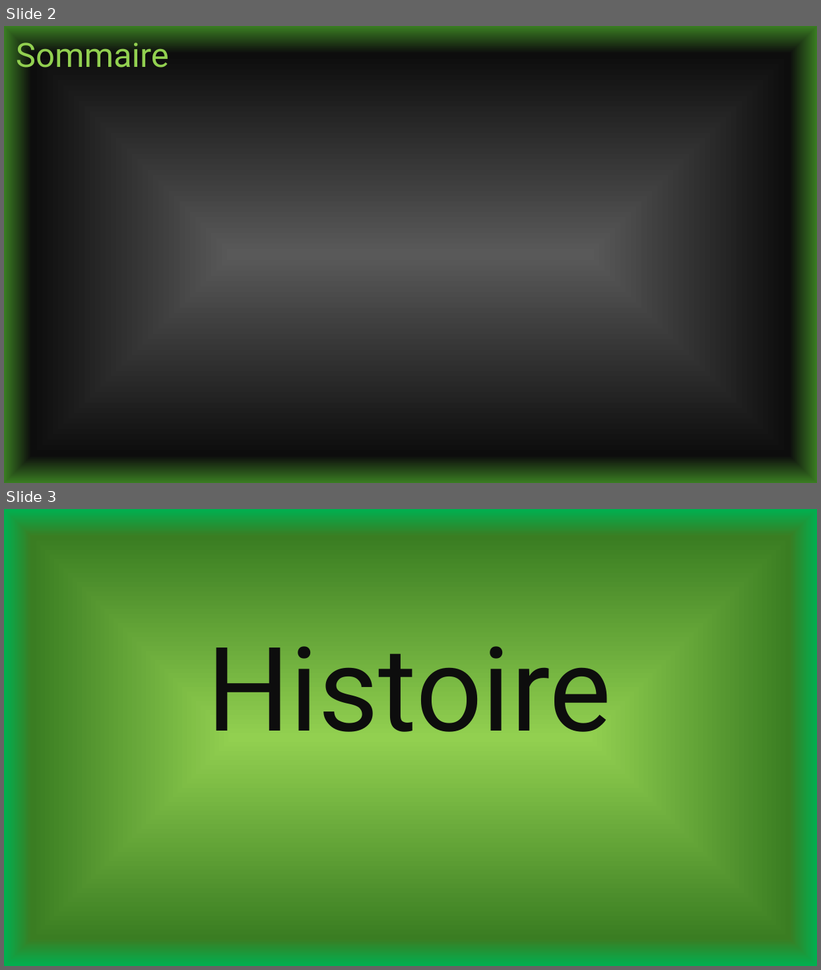
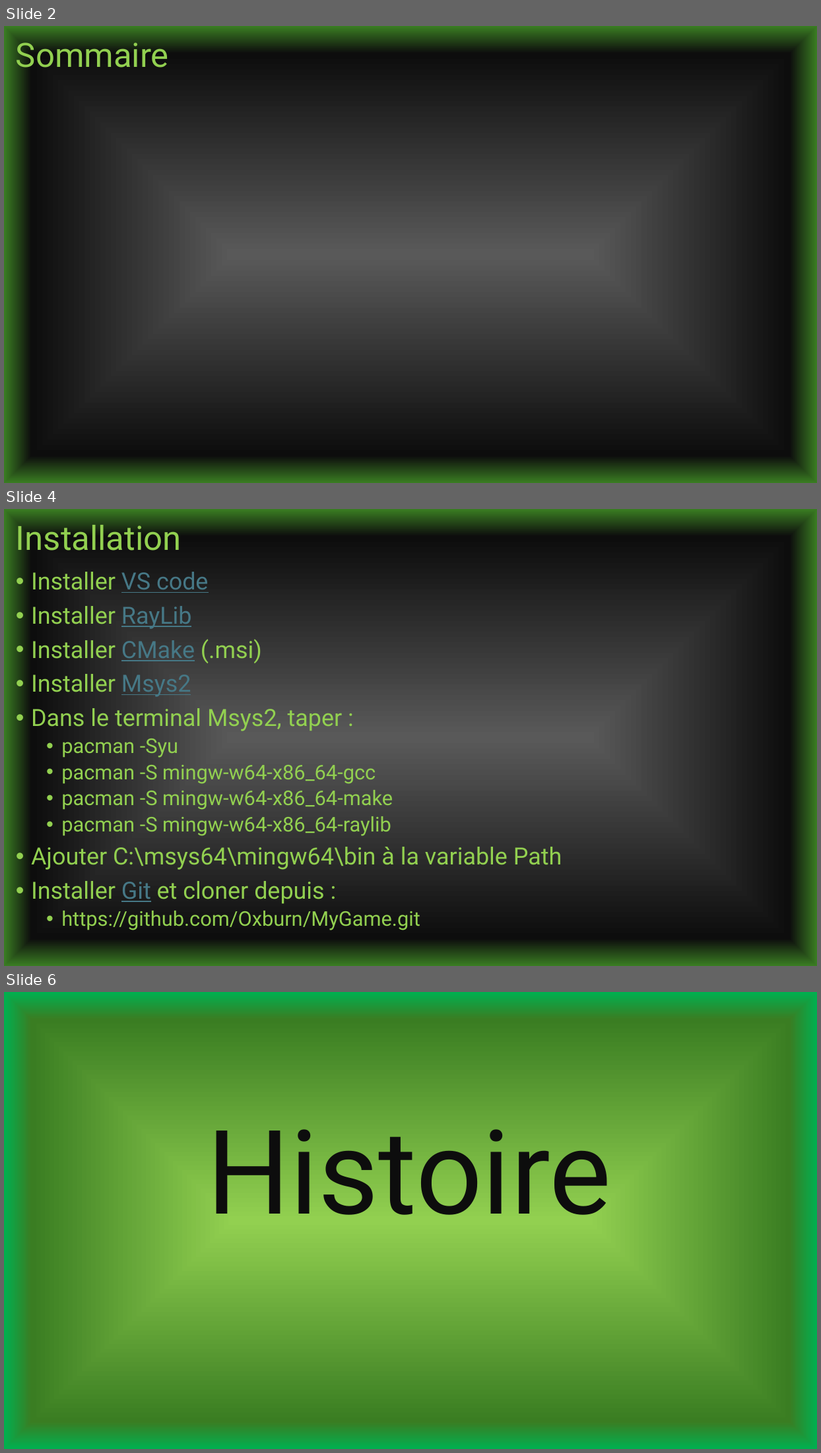
Before and after one commit to Oxburn/MyGame, a slide deck: MyGame.pptx. Shown one above the other, each under a label of ours: slides 2 and 3 before the commit, slides 2, 4 and 6 after it; the slides between them are not shown. The pictures are 821x970 and 821x1453 pixels, drawn with LibreOffice and Linux fonts; fonts in the diff are those of the drawing. Boxes give left, top, right and bottom in pixels: in the first picture for what was removed or moved away, otherwise in the second. Text is boxed around its words. In the diff, an @@ line names an element or a change of style, - is before the commit and + after.

```diff
--- a/MyGame.pptx
+++ b/MyGame.pptx
@@ slide 4 added at <box>4,509,817,966</box>, background gradient #595959 to #0D0D0D to #3B7D23 @@
@@ title added at <box>16,519,182,551</box>, 39.6 pt, text #92D050 @@
+Installation
@@ text added at <box>31,572,562,931</box>, 28 pt, text #92D050 @@
+• Installer VS code
+• Installer RayLib
+• Installer CMake (.msi)
+• Installer Msys2
+• Dans le terminal Msys2, taper :
+  • pacman -Syu
+  • pacman -S mingw-w64-x86_64-gcc
+  • pacman -S mingw-w64-x86_64-make
+  • pacman -S mingw-w64-x86_64-raylib
+• Ajouter C:\msys64\mingw64\bin à la variable Path
+• Installer Git et cloner depuis :
+  • https://github.com/Oxburn/MyGame.git
@@ what was slide 3 is now slide 6 @@
```
Also in this commit, not shown: 2 other slides added, 26 other files.
